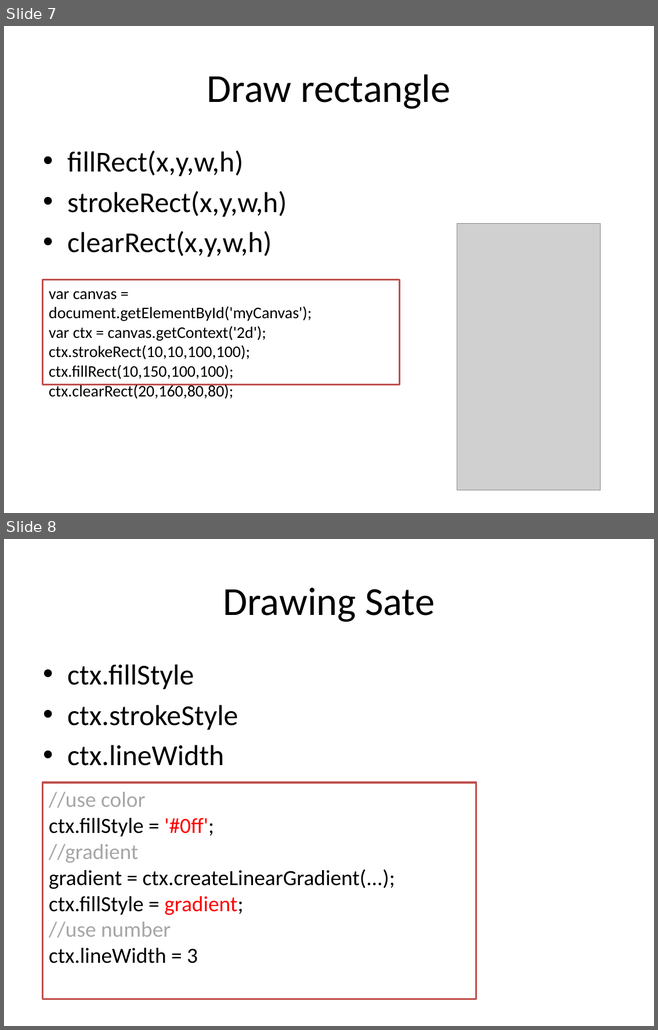
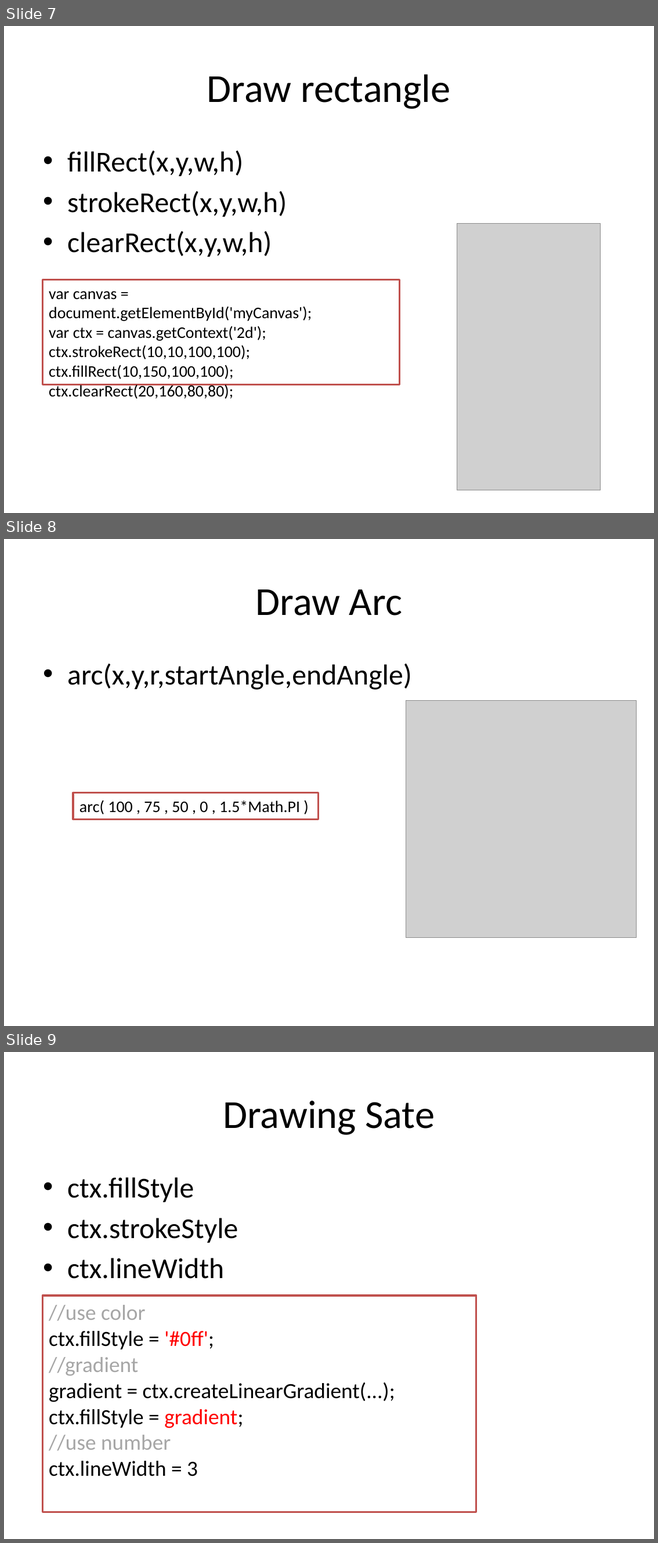
Before and after one commit to HLimit/h5_Traning, a slide deck: [presentation/[8]Canvas&SVG.pptx. Shown one above the other, each under a label of ours: slides 7 and 8 before the commit, slides 7, 8 and 9 after it. The pictures are 658x1030 and 658x1543 pixels, drawn with LibreOffice and Linux fonts; fonts in the diff are those of the drawing; grey boxes stand for pictures. Boxes give left, top, right and bottom in pixels: in the first picture for what was removed or moved away, otherwise in the second. Text is boxed around its words. In the diff, an @@ line names an element or a change of style, - is before the commit and + after.

```diff
--- a/[presentation/[8]Canvas&SVG.pptx
+++ b/[presentation/[8]Canvas&SVG.pptx
@@ slide 8 added at (4, 539, 654, 1026), background #FFFFFF @@
@@ title added at (256, 589, 402, 616), 44 pt, text #000000 @@
+Draw Arc
@@ text added at (67, 663, 412, 690), 32 pt, text #000000 @@
+• arc(x,y,r,startAngle,endAngle)
@@ picture added at (405, 701, 636, 938) @@
@@ rectangle added at (73, 793, 318, 819), fill #FFFFFF, outline #C0504D 2 pt, 18 pt, text #000000 @@
+arc( 100 , 75 , 50 , 0 , 1.5*Math.PI )
@@ what was slide 8 is now slide 9 @@
```
Also in this commit, not shown: 8 other files.
